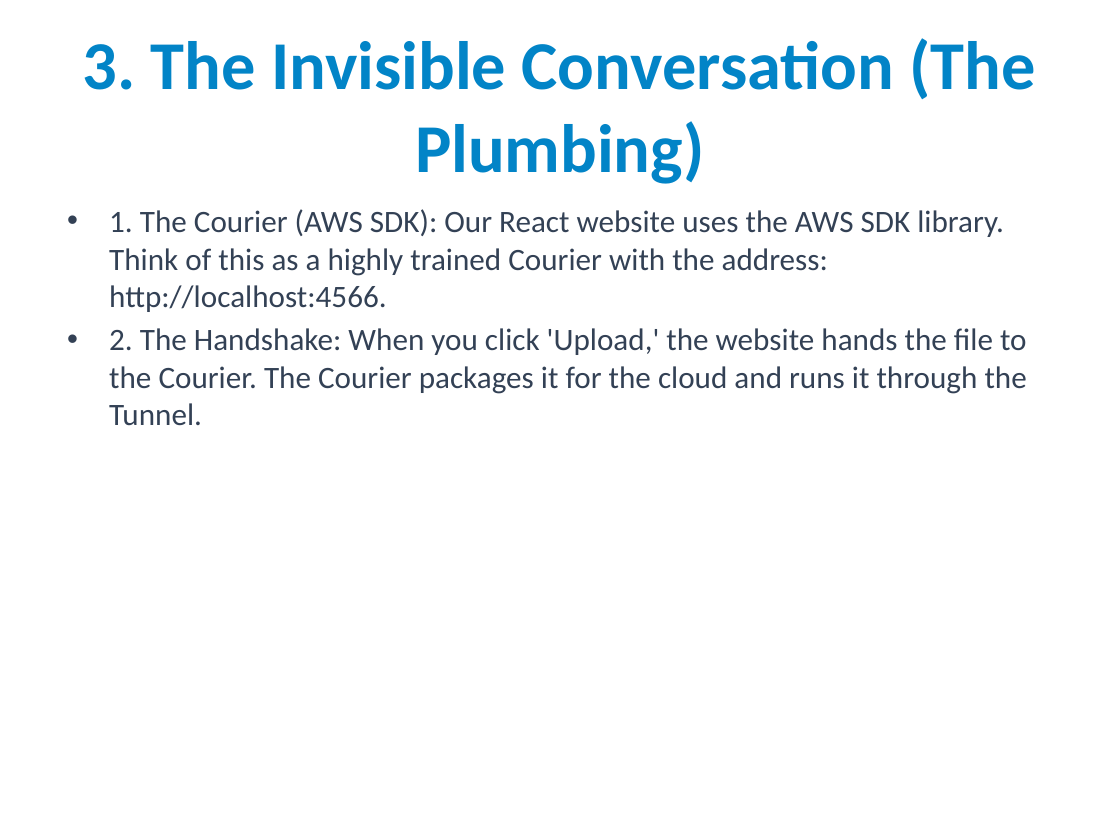
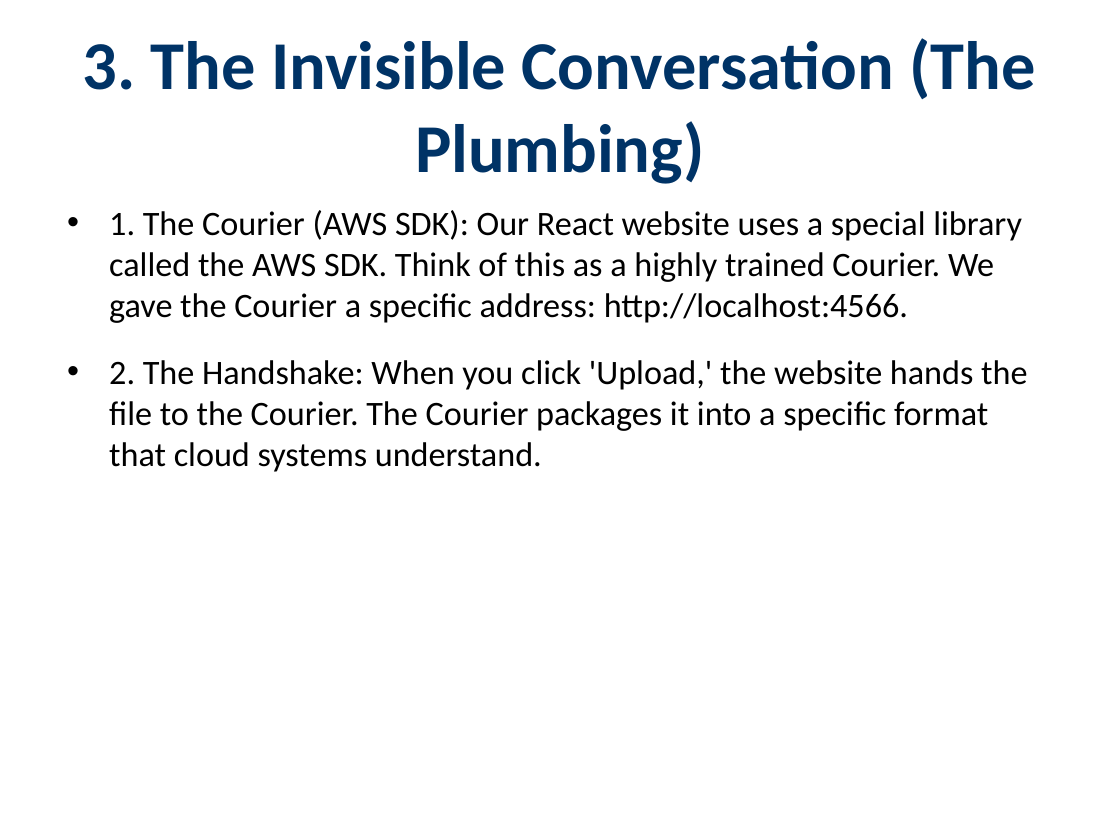
Before and after one commit to Breacher-0/AWS-EC2-local-testing-and-simulation, a slide deck: slide 6 of Ahmed_Khalil_Validation_Demo.pptx. Drawn at 1120x840 pixels with LibreOffice and Linux fonts; fonts in the diff are those of the drawing. Boxes give left, top, right and bottom in pixels: in the first picture for what was removed or moved away, otherwise in the second. Text is boxed around its words. In the diff, an @@ line names an element or a change of style, - is before the commit and + after.

```diff
--- a/Ahmed_Khalil_Validation_Demo.pptx
+++ b/Ahmed_Khalil_Validation_Demo.pptx
@@ title "3. The Invisible Conversation (The ..." at [82,38,1035,184]: text colour #0284C7 to #003366 @@
@@ text at [109,210,1027,472]: text changed; size 20 to 22 pt; text colour #334155 to #000000 @@
-• 1. The Courier (AWS SDK): Our React website uses the AWS SDK library. Think of this as a highly trained Courier with the address: http://localhost:4566.
-• 2. The Handshake: When you click 'Upload,' the website hands the file to the Courier. The Courier packages it for the cloud and runs it through the Tunnel.
+• 1. The Courier (AWS SDK): Our React website uses a special library called the AWS SDK. Think of this as a highly trained Courier. We gave the Courier a specific address: http://localhost:4566.
+• 2. The Handshake: When you click 'Upload,' the website hands the file to the Courier. The Courier packages it into a specific format that cloud systems understand.
```
Also in this commit, not shown: 13 other slides changed, 1 other file.
